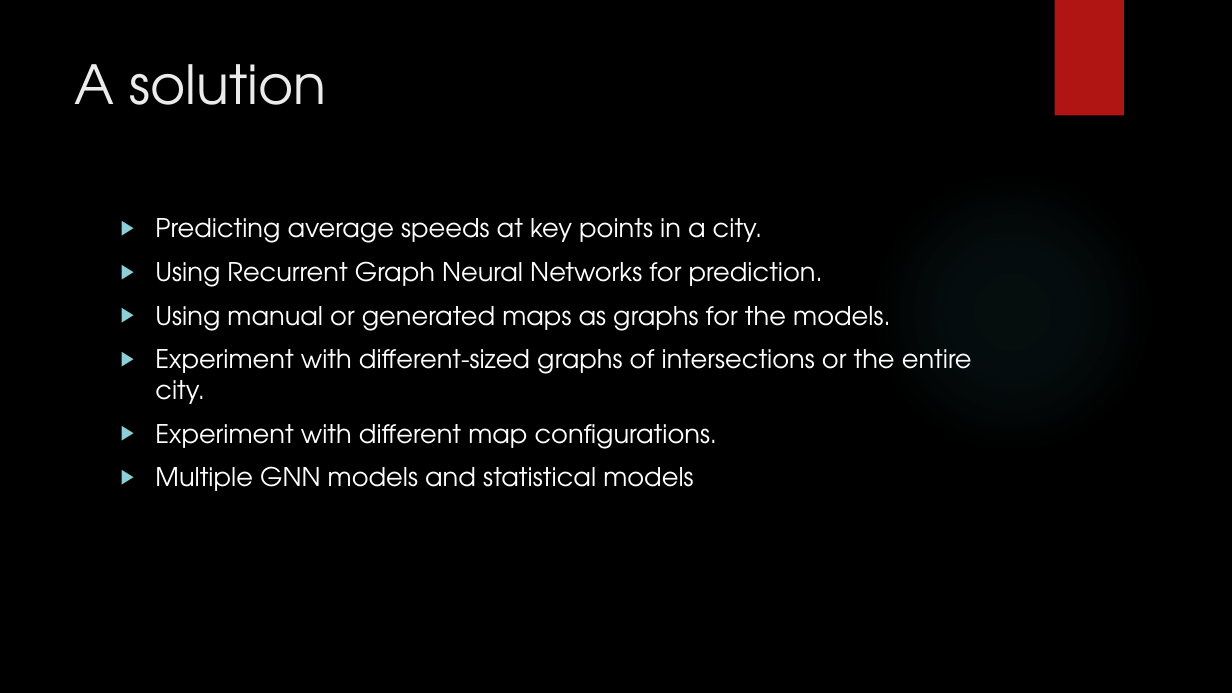
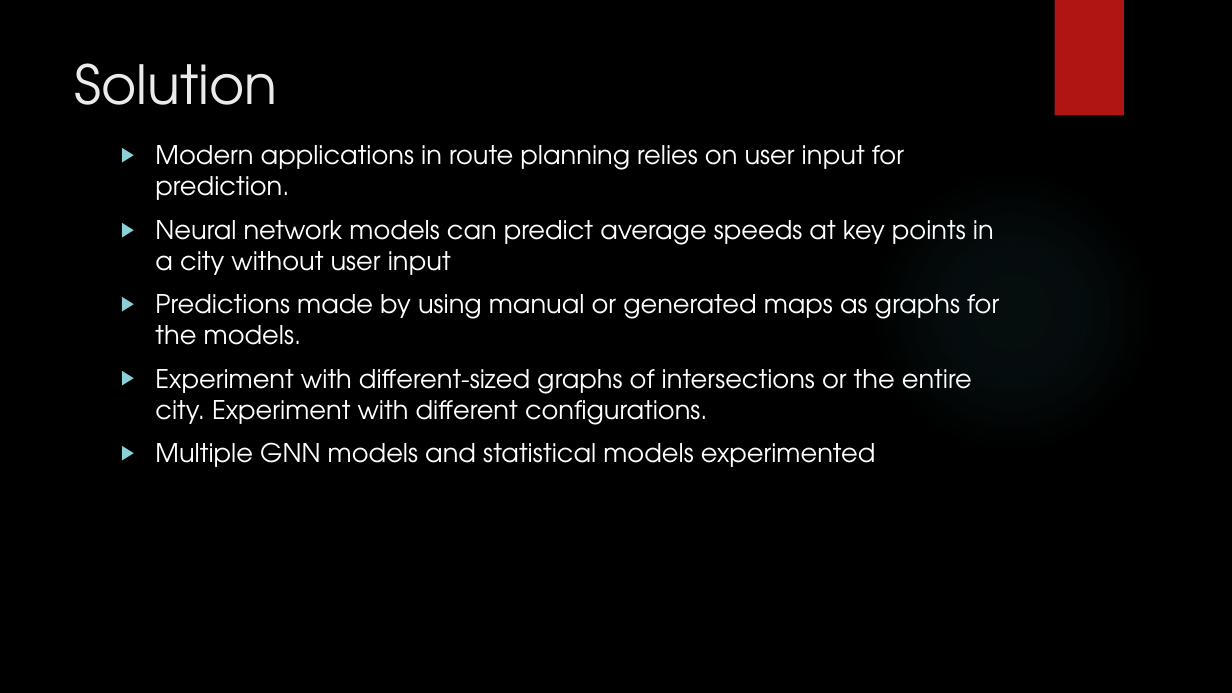
Before and after one commit to SebiBomher/Dissertation-GNN, a slide deck: slide 3 of Presentation.pptx (slide 7 before the commit). Drawn at 1232x693 pixels with LibreOffice and Linux fonts; fonts in the diff are those of the drawing; background and template pictures are left out. Boxes give left, top, right and bottom in pixels: in the first picture for what was removed or moved away, otherwise in the second. Text is boxed around its words. In the diff, an @@ line names an element or a change of style, - is before the commit and + after.

```diff
--- a/Presentation.pptx
+++ b/Presentation.pptx
@@ title at box(75, 63, 278, 105): text changed @@
-A solution
+Solution
@@ text at box(155, 145, 999, 467): text changed @@
-▶ Predicting average speeds at key points in a city.
-▶ Using Recurrent Graph Neural Networks for prediction.
-▶ Using manual or generated maps as graphs for the models.
-▶ Experiment with different-sized graphs of intersections or the entire city.
-▶ Experiment with different map configurations.
-▶ Multiple GNN models and statistical models
+▶ Modern applications in route planning relies on user input for prediction.
+▶ Neural network models can predict average speeds at key points in a city without user input
+▶ Predictions made by using manual or generated maps as graphs for the models.
+▶ Experiment with different-sized graphs of intersections or the entire city. Experiment with different configurations.
+▶ Multiple GNN models and statistical models experimented
```
Also in this commit, not shown: 2 other slides changed, 1 slide added, 4 slides removed.
